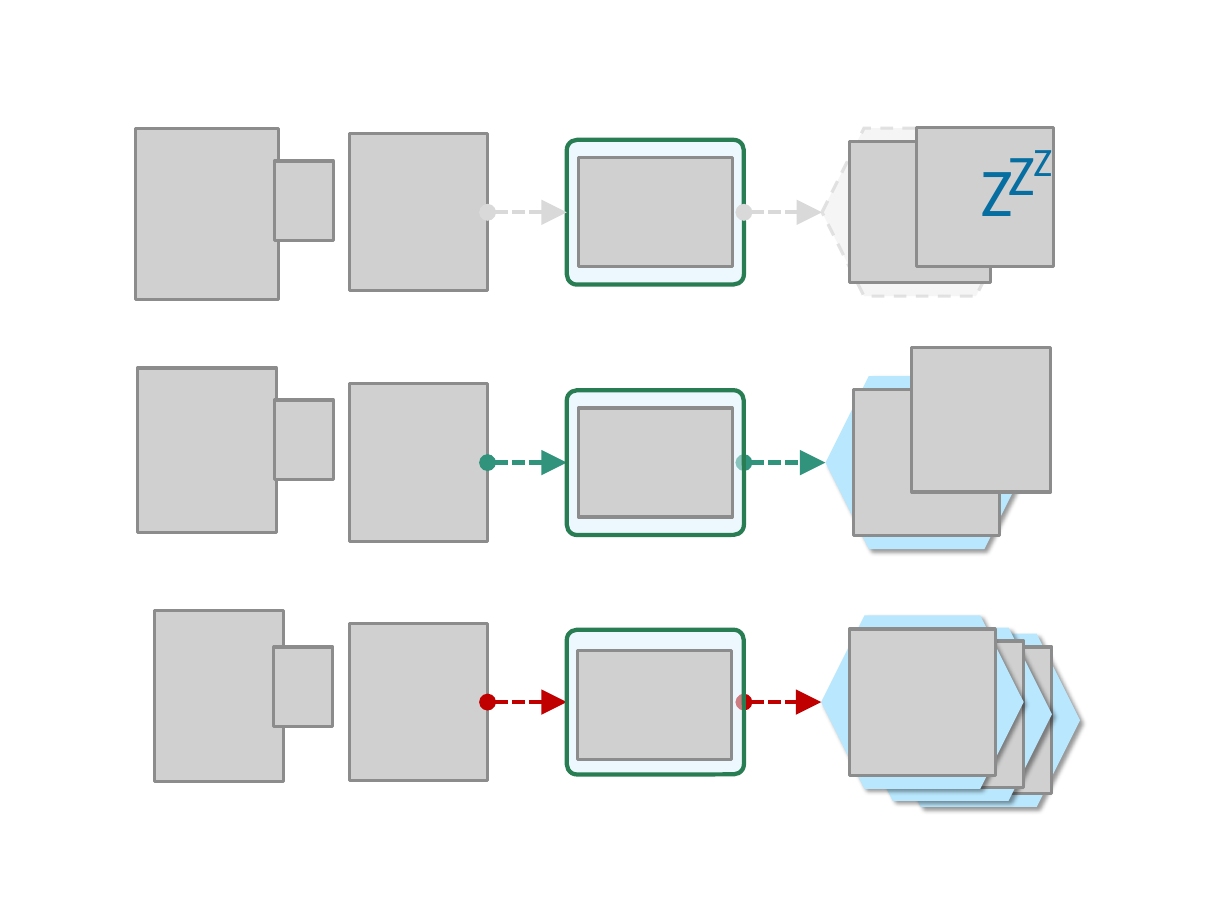
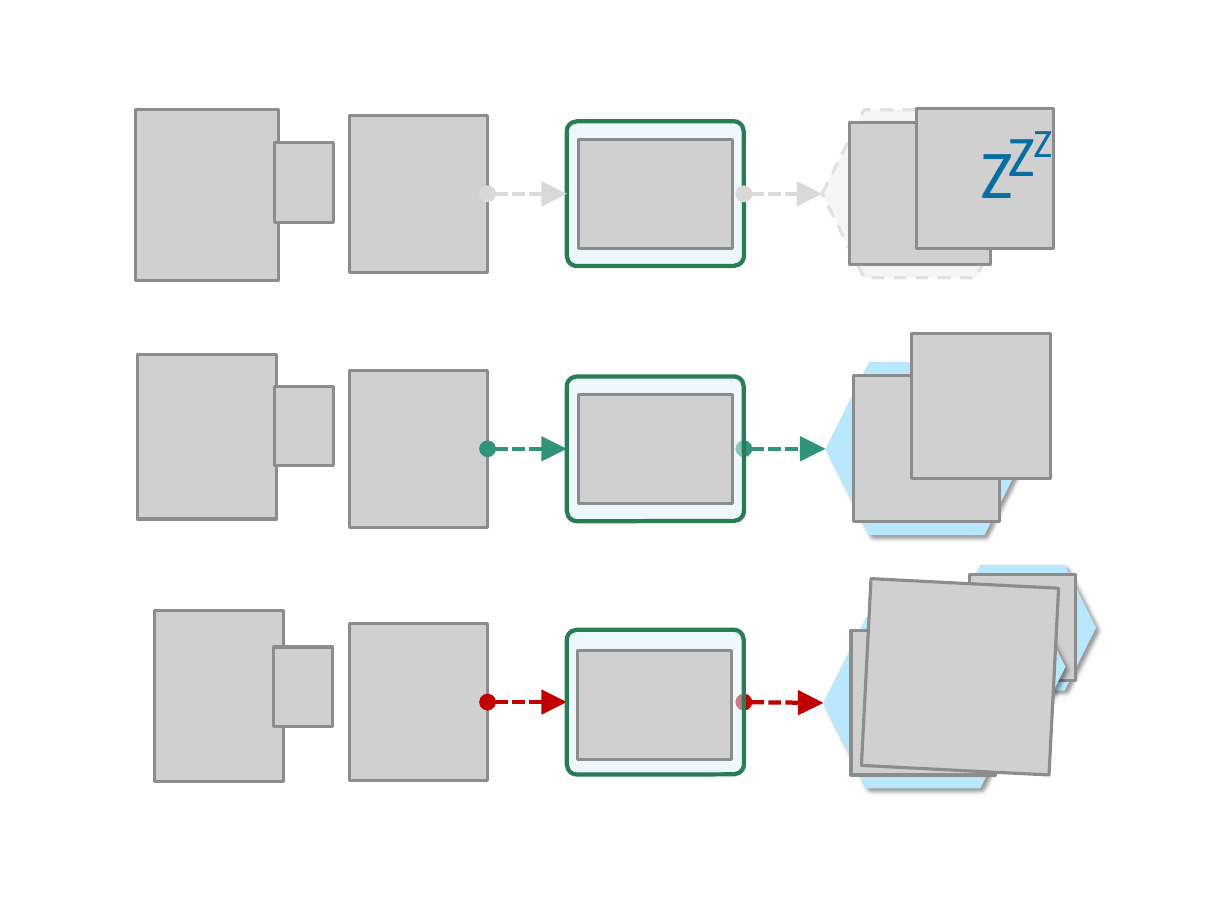
Before and after one commit to apache/openwhisk-website, a slide deck: slide 1 of images/runtimes/OW-Utilization-Scaling.pptx. Drawn at 1232x924 pixels with LibreOffice and Linux fonts; fonts in the diff are those of the drawing; grey boxes stand for pictures. Boxes give left, top, right and bottom in pixels: in the first picture for what was removed or moved away, otherwise in the second. Text is boxed around its words. In the diff, an @@ line names an element or a change of style, - is before the commit and + after.

```diff
--- a/images/runtimes/OW-Utilization-Scaling.pptx
+++ b/images/runtimes/OW-Utilization-Scaling.pptx
@@ 6 pictures, 3 texts, 2 double arrows, 1 rounded rectangle, 1 hexagon: place and size @@
-6 pictures, 3 texts, 2 double arrows, 1 rounded rectangle, 1 hexagon at <box>136,126,1056,302</box>
+6 pictures, 3 texts, 2 double arrows, 1 rounded rectangle, 1 hexagon at <box>136,108,1056,283</box>
@@ 6 pictures, 1 hexagon, 1 rounded rectangle: place and size @@
-6 pictures, 1 hexagon, 1 rounded rectangle at <box>139,348,1050,548</box>
+6 pictures, 1 hexagon, 1 rounded rectangle at <box>139,333,1050,536</box>
@@ double arrow moved from (487, 462) - (567, 462) to (487, 450) - (567, 450) @@
@@ double arrow moved from (745, 462) - (825, 462) to (745, 450) - (825, 450) @@
@@ hexagon: place and size @@
-hexagon at <box>850,628,1053,801</box>
+hexagon at <box>949,564,1096,690</box>
@@ picture added at <box>861,577,1058,775</box> @@
@@ hexagon: place and size @@
-hexagon at <box>878,634,1081,807</box>
+hexagon at <box>890,591,1066,742</box>
@@ picture: place and size @@
-picture at <box>878,641,1023,785</box>
+picture at <box>970,576,1075,681</box>
@@ picture: place and size @@
-picture at <box>906,647,1050,792</box>
+picture at <box>915,604,1041,730</box>
```
Also in this commit, not shown: 3 other files.
